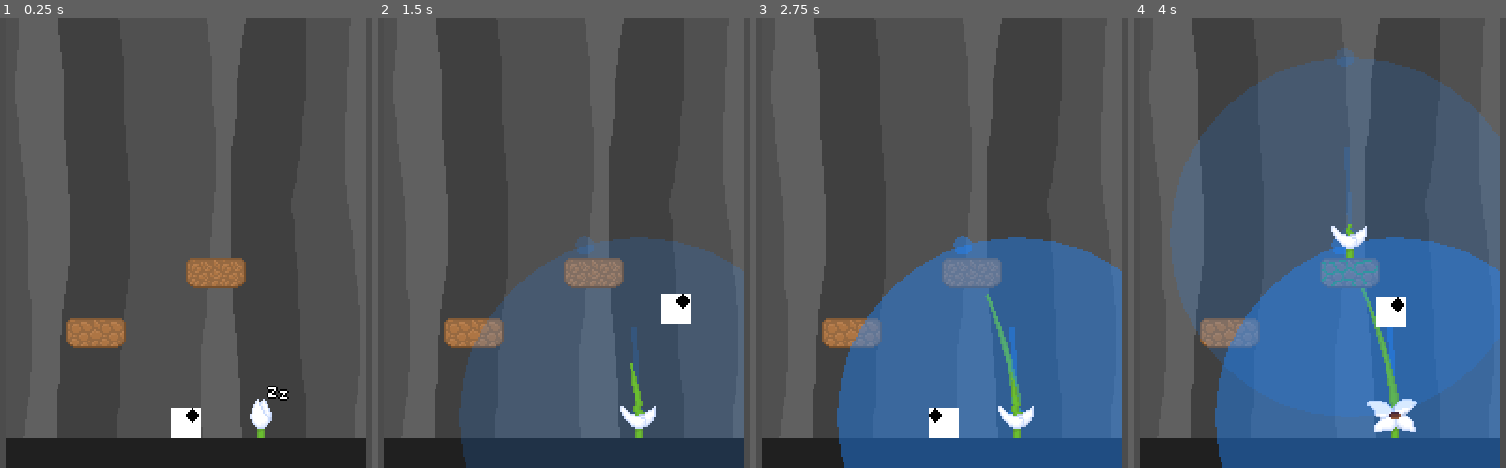
Above: before the commit, frames 1-4 (left to right).
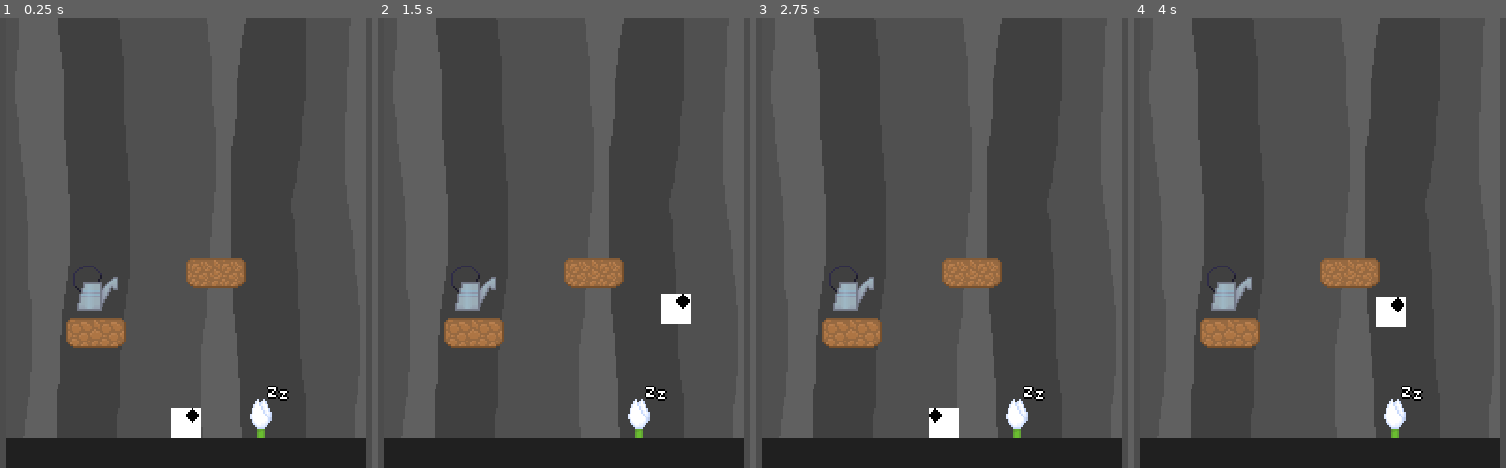
Above: after the commit, the same moments.

Repository: zhyrin0/the-climb
Game: Godot game, scene res://src/main/main.tscn
Two runs of this game, one before a commit and one after it. Both use one fixed random seed, a clock stepped at 60 frames per second and the inputs below.
Inputs (mouse positions are in pixels of both pictures, inside the frame that each line leads up to):
- Up to frame 1 (0.25 s): no input
- Up to frame 2 (1.5 s): tap Enter at 0.5 s; move the mouse to (738, 220) at 0.52 s; hold D (move_right) 0.53-1.25 s; tap Space (use_item) at 0.6 s; click (738, 220) at 0.67 s; tap W (move_jump) at 0.77 s; drag from (404, 265) to (634, 378) at 1.27 s
- Up to frame 3 (2.75 s): tap Space (use_item) at 2, 2.1 s; move the mouse to (1023, 144) at 2.02 s; hold A (move_left) from 2.03 s (still down)
- Up to frame 4 (4 s): release A (move_left) at 2.75 s; drag from (1279, 333) to (outside the picture) at 2.77 s; tap Enter at 3.5 s; move the mouse to (outside the picture) at 3.52 s; hold D (move_right) from 3.53 s (still down); hold S (move_fall) from 3.53 s (still down); tap W (move_jump) at 3.77 s; tap Space (use_item) at 3.8 s

The runs differ from the first frame. In frame 1, 0.5% of the frame differs, in the area x 20-32%, y 57-66%; in frame 2, 34%; in frame 3, 34%; in frame 4, 70%, in the area x 9-99%, y 6-100%.

Commit message:
Can pick up and use watering can

Diff:
--- a/project.godot
+++ b/project.godot
@@ -95,6 +95,7 @@
 2d_physics/layer_3="platform"
 2d_physics/layer_4="anchor"
 2d_physics/layer_5="pickup"
+2d_physics/layer_6="plant"
 
 [physics]
 
--- a/src/player/player.gd
+++ b/src/player/player.gd
@@ -10,7 +10,10 @@
 var _gravity: float
 var _velocity: Vector2
 var _fallthrough_platform: Node
+var _can_water_plants := false
 onready var _pivot := $Pivot as Node2D
+onready var _watering_can := $Pivot/WateringCan as Sprite
+onready var _watering_can_area := $Pivot/WateringCan/Area2D as Area2D
 onready var _fall_raycast := $FallRayCast as RayCast2D
 
 
@@ -42,6 +45,18 @@
 		_pivot.scale.x = -1.0
 	elif Input.is_action_just_pressed("move_right"):
 		_pivot.scale.x = 1.0
+	elif Input.is_action_just_pressed("use_item") and _can_water_plants:
+		_watering_can.show()
+		_watering_can_area.set_deferred("monitoring", true)
+	elif Input.is_action_just_released("use_item"):
+		_watering_can.hide()
+		_watering_can_area.set_deferred("monitoring", false)
+
+
+func pick_up(type: int) -> void:
+	# note: Pickup.Type.WATERING_CAN
+	if type == 0:
+		_can_water_plants = true
 
 
 func set_camera_bounds(bounds: Rect2) -> void:
--- a/src/player/player.tscn
+++ b/src/player/player.tscn
@@ -1,6 +1,10 @@
-[gd_scene load_steps=4 format=2]
+[gd_scene load_steps=6 format=2]
 
 [ext_resource path="res://src/player/player.gd" type="Script" id=1]
+[ext_resource path="res://src/pickup/assets/watering_can.png" type="Texture" id=2]
+
+[sub_resource type="CircleShape2D" id=3]
+radius = 16.0
 
 [sub_resource type="CircleShape2D" id=1]
 radius = 8.0
@@ -20,6 +24,20 @@
 fall_gravity_multiplier = 1.35
 
 [node name="Pivot" type="Node2D" parent="."]
+
+[node name="WateringCan" type="Sprite" parent="Pivot"]
+visible = false
+position = Vector2( 16, -12 )
+rotation = 0.610865
+texture = ExtResource( 2 )
+
+[node name="Area2D" type="Area2D" parent="Pivot/WateringCan"]
+collision_layer = 128
+collision_mask = 32
+monitoring = false
+
+[node name="CollisionShape2D" type="CollisionShape2D" parent="Pivot/WateringCan/Area2D"]
+shape = SubResource( 3 )
 
 [node name="Placeholder" type="Polygon2D" parent="Pivot"]
 polygon = PoolVector2Array( -8, -8, 8, -8, 8, 8, -8, 8 )
--- a/src/world/world.gd
+++ b/src/world/world.gd
@@ -11,12 +11,6 @@
 func _ready() -> void:
 	var player := $Player as Player
 	player.set_camera_bounds(_get_camera_bounds())
-
-
-func _unhandled_key_input(event: InputEventKey) -> void:
-	if Input.is_action_just_pressed("use_item"):
-		var plant: Plant = _plants.get_child(_plants.get_child_count() - 1)
-		plant.set_state(Plant.State.GROWING)
 
 
 func _get_camera_bounds() -> Rect2:
--- a/src/world/world.tscn
+++ b/src/world/world.tscn
@@ -8,6 +8,7 @@
 [ext_resource path="res://src/world/assets/root_layer_2.png" type="Texture" id=6]
 [ext_resource path="res://src/world/world.gd" type="Script" id=7]
 [ext_resource path="res://src/plant/plant.tscn" type="PackedScene" id=8]
+[ext_resource path="res://src/pickup/pickup.tscn" type="PackedScene" id=9]
 
 [sub_resource type="RectangleShape2D" id=5]
 extents = Vector2( 4, 248 )
@@ -151,6 +152,9 @@
 [node name="Plant" parent="Plants" instance=ExtResource( 8 )]
 position = Vector2( 136, 480 )
 
+[node name="WateringCan" parent="." instance=ExtResource( 9 )]
+position = Vector2( 48, 400 )
+
 [node name="Sunlight" type="Light2D" parent="." groups=["light"]]
 position = Vector2( 96, -240 )
 texture = ExtResource( 3 )
Not shown: 1 places in src/world/world.tscn that only renumber resources
